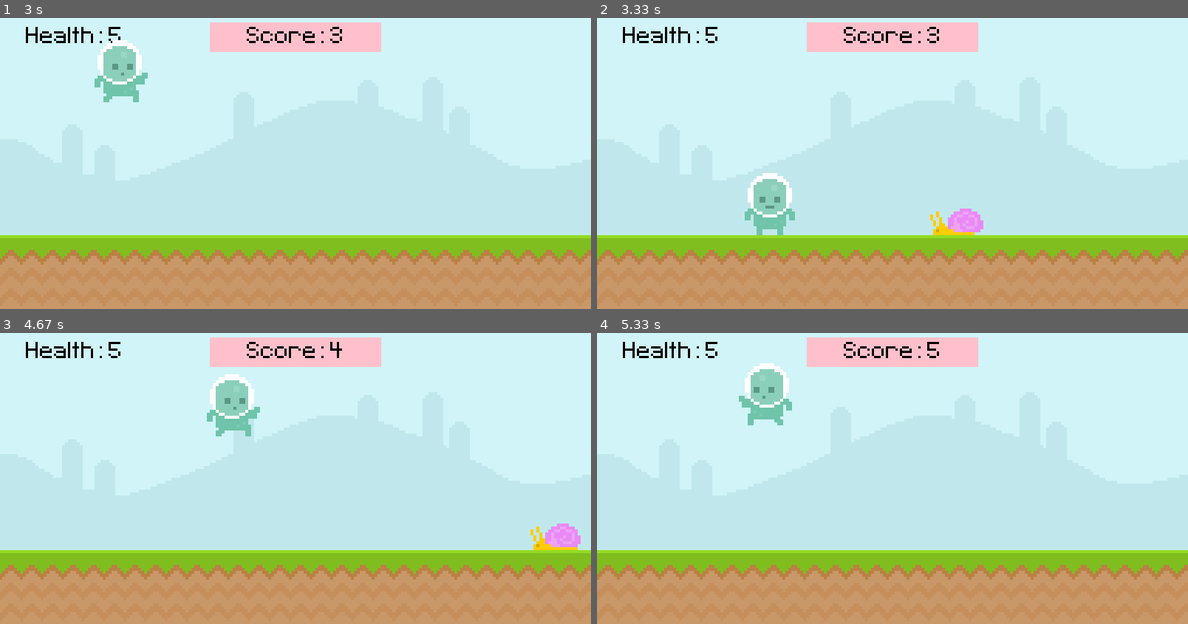
Above: before the commit, frames 1-4 (two rows, left to right).
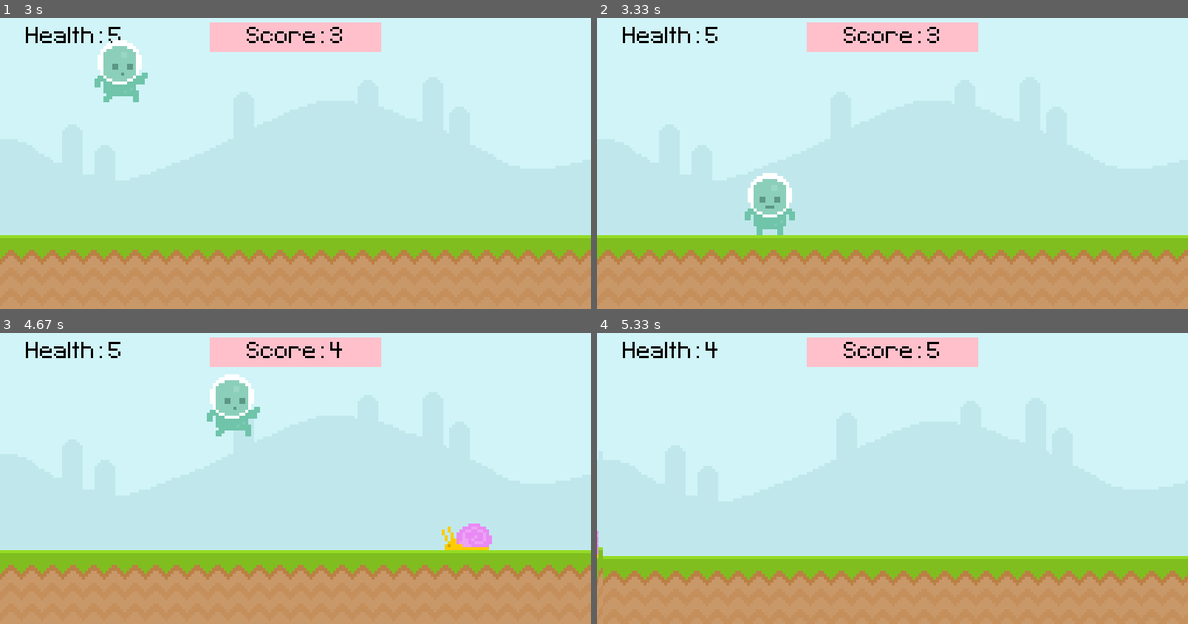
Above: after the commit, the same moments.

Repository: philiph915/ultimate-intro-pygame
Game: pygame game, started from main.py
The game is run twice, just before and just after one commit, with the same random seed, the same clock (stepped at 60 frames per second) and the same inputs.
Inputs:
- Up to frame 1 (3 s): tap Space at 0.33, 0.73, 1.03, 1.23, 1.53, 1.73, 2.03, 2.3, 2.6, 2.73 s; hold D 0.67-1.13 s; hold D 1.17-1.63 s; hold A 1.67-2.2 s; hold A 2.23-2.63 s; hold D from 2.67 s (still down)
- Up to frame 2 (3.33 s): tap Space at 3.03 s; release D at 3.3 s
- Up to frame 3 (4.67 s): hold A 3.33-3.8 s; tap Space at 3.4, 3.7, 3.9, 4.2, 4.4 s; hold D 3.83-4.3 s; hold D from 4.33 s (still down)
- Up to frame 4 (5.33 s): tap Space at 4.7, 4.9, 5.2 s; release D at 4.8 s; hold A from 4.83 s (still down)

Frame 1 is identical in both runs. In frame 2, 0.6% of the frame differs, in the area x 56-66%, y 65-75%; in frame 3, 1.1%; in frame 4, 7.8%, in the area x 0-100%, y 3-87%.

Commit message:
add sound effects, rework game difficulty scaling, fix bugs

Diff:
--- a/main.py
+++ b/main.py
@@ -57,7 +57,8 @@
 
 # reset game objects to initial states
 def game_reset():
-    global game_active, obstacle_rect_list, test_font, player_rect, score, player_vel_y, score_text_rect, score_str, score_text_surface, player_health, health_text_surface
+    global game_active, obstacle_rect_list, obstacle_timer, test_font, player_rect, score, player_vel_y
+    global score_text_rect, score_str, score_text_surface, player_health, health_text_surface, obstacle_vel
     game_active = True
     obstacle_rect_list.clear()
     player_rect.midbottom = (80,300)
@@ -72,6 +73,7 @@
     player_health_str = 'Health: {}'.format(str(player_health))
     health_text_surface = test_font.render(player_health_str,False,'Black')
     obstacle_vel = 20
+    pygame.time.set_timer(obstacle_timer,int(3000*math.exp(-score*0.02)))
 
 def screen_shake():
     return 2*randint(0,8)-4, 2*randint(0,8)-4
@@ -172,7 +174,7 @@
 # Game Over Text
 game_over_text_surface = test_font.render("GAME OVER",False,"Black")
 game_over_text_rect = score_text_surface.get_rect(midbottom = (390,100))
-restart_instruction_text_surface = test_font.render("Press Space to Play Again",False,"Black")
+restart_instruction_text_surface = test_font.render("Press Enter to Play Again",False,"Black")
 restart_instruction_text_rect = restart_instruction_text_surface.get_rect(midbottom = (400, 350))
 
 text_window_rect = score_text_rect.copy()
@@ -189,13 +191,17 @@
 bruh_sound = pygame.mixer.Sound('audio/bruh.mp3')
 bwah_sound = pygame.mixer.Sound('audio/bwaaah.mp3')
 jump_sound = pygame.mixer.Sound('audio/jump.mp3')
-jump_sound.set_volume(0.5)
+voldemort_sound = pygame.mixer.Sound('audio/voldemort.mp3')
 hit_sound = pygame.mixer.Sound('audio/Explosion5.wav')
 music_sound = pygame.mixer.music.load('audio/music.wav')
 
 # Start the music
 pygame.mixer.music.play(-1)
-pygame.mixer.music.set_volume(0.5)
+
+# Adjust SFX Volume
+voldemort_sound.set_volume(0.25)
+jump_sound.set_volume(0.5)
+pygame.mixer.music.set_volume(0.25)
 
 # Timers
 obstacle_timer = pygame.USEREVENT + 1 # Add a user event
@@ -236,7 +242,8 @@
 
             # Spawn Enemies
             if event.type == obstacle_timer:
-                pygame.time.set_timer(obstacle_timer,int(1500*math.exp(-score*0.009))) # Update the timer duration
+                pygame.time.set_timer(obstacle_timer,int(3000*math.exp(-score*0.02)))#int(1500*math.exp(-score*0.009))) # Update the timer duration
+                pygame.mixer.Sound.play(voldemort_sound)
                 # print(obstacle_timer,int(1500*math.exp(-score*0.009)))
                 if randint(0,2): # random integer (either 0 or 1)
                     obstacle_rect_list.append(snail_surf.get_rect(bottomright = (randint(900,1100),300))) # spwan a snail
@@ -257,7 +264,7 @@
 
         # Game Over / Title State
         else:
-            if event.type == pygame.KEYDOWN and event.key == pygame.K_SPACE:
+            if event.type == pygame.KEYDOWN and event.key == pygame.K_RETURN:
                 # Reset the game
                 game_reset()
 
Not shown, added: audio/voldemort.mp3
